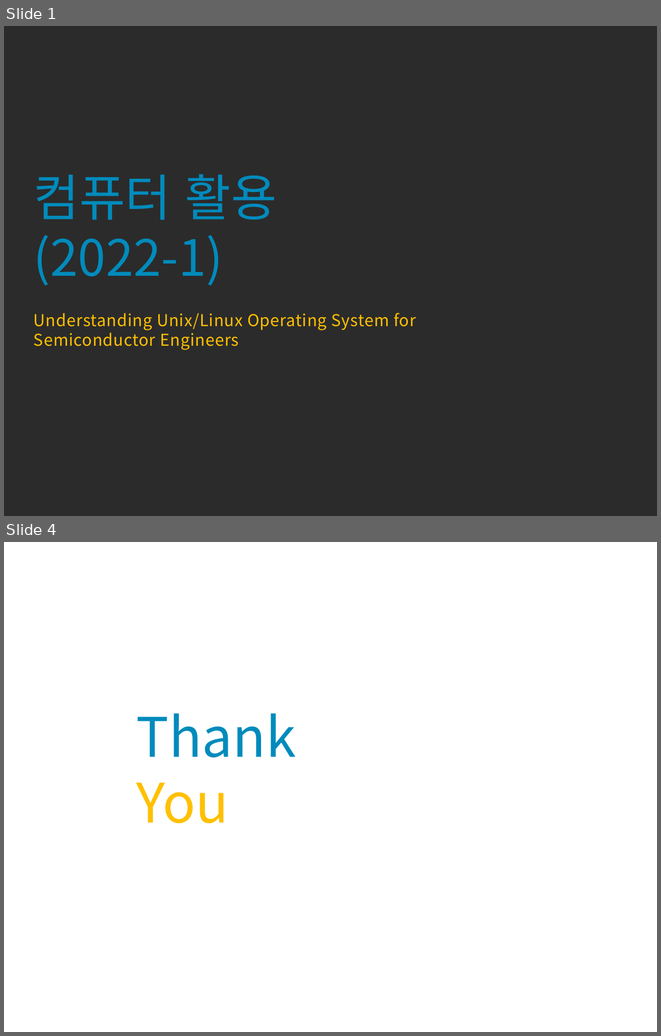
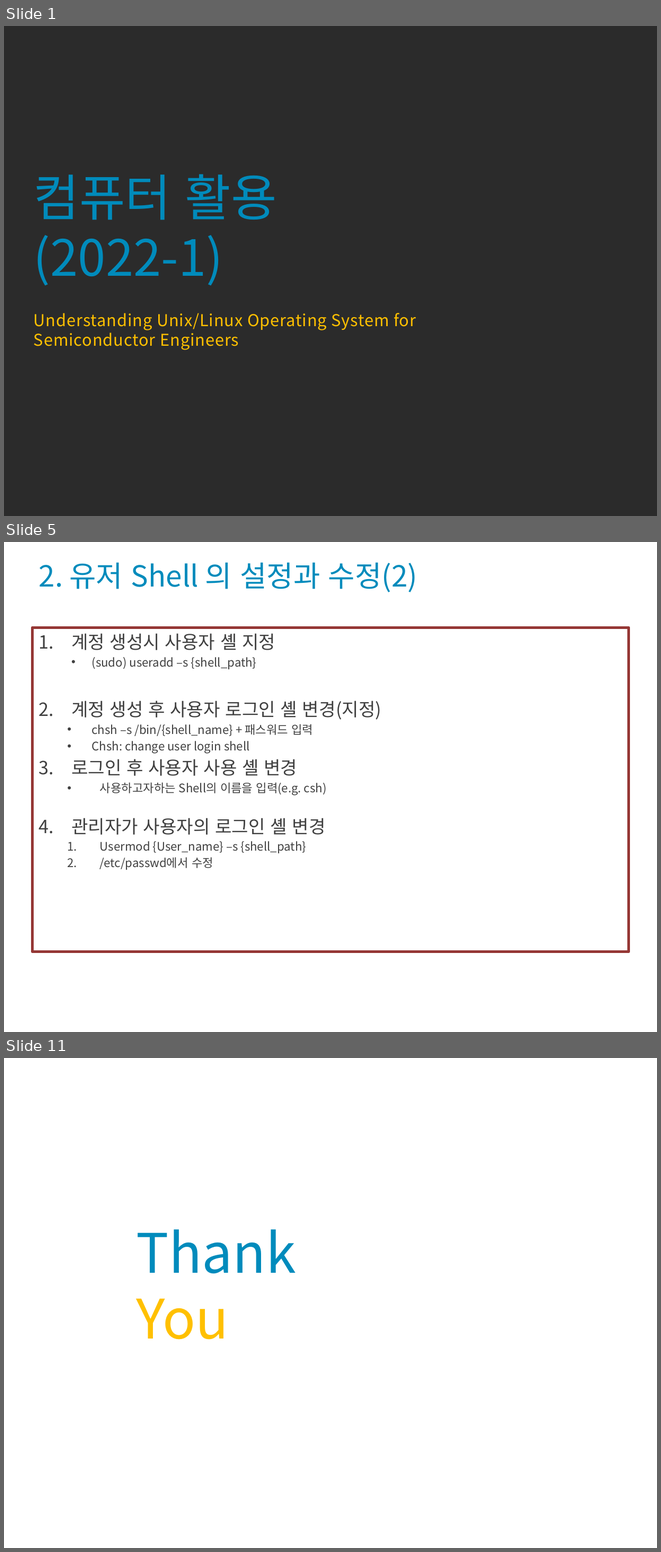
Before and after one commit to codefoolosopher/linuxedu, a slide deck: portfolio/Linux_OS_System_2022_1_s6.pptx. Shown one above the other, each under a label of ours: slides 1 and 4 before the commit, slides 1, 5 and 11 after it; the slides between them are not shown. The pictures are 661x1036 and 661x1552 pixels, drawn with LibreOffice and Linux fonts; fonts in the diff are those of the drawing; background and template pictures are left out; a plain dark background stands for a picture behind light text. Boxes give left, top, right and bottom in pixels: in the first picture for what was removed or moved away, otherwise in the second. Text is boxed around its words. In the diff, an @@ line names an element or a change of style, - is before the commit and + after.

Commit message:
S5수정 S6업로드

```diff
--- a/portfolio/Linux_OS_System_2022_1_s6.pptx
+++ b/portfolio/Linux_OS_System_2022_1_s6.pptx
@@ slide 5 added at [4,542,657,1032], background picture (left out) @@
@@ title added at [39,562,418,592], 32 pt, text #008BBC @@
+2. 유저 Shell 의 설정과 수정(2)
@@ text added at [32,627,628,951], outline #953735 3 pt, 13 pt, text #404040 @@
+1. 계정 생성시 사용자 셸 지정
+  • (sudo) useradd –s {shell_path}
+2. 계정 생성 후 사용자 로그인 셸 변경(지정)
+  • chsh –s /bin/{shell_name} + 패스워드 입력
+  • Chsh: change user login shell
+3. 로그인 후 사용자 사용 셸 변경
+  • 사용하고자하는 Shell의 이름을 입력(e.g. csh)
+4. 관리자가 사용자의 로그인 셸 변경
+  1. Usermod {User_name} –s {shell_path}
+  2. /etc/passwd에서 수정
@@ what was slide 4 is now slide 11 @@
```
Also in this commit, not shown: 1 slide changed, 7 other slides added, 1 slide removed, 1 other file.
